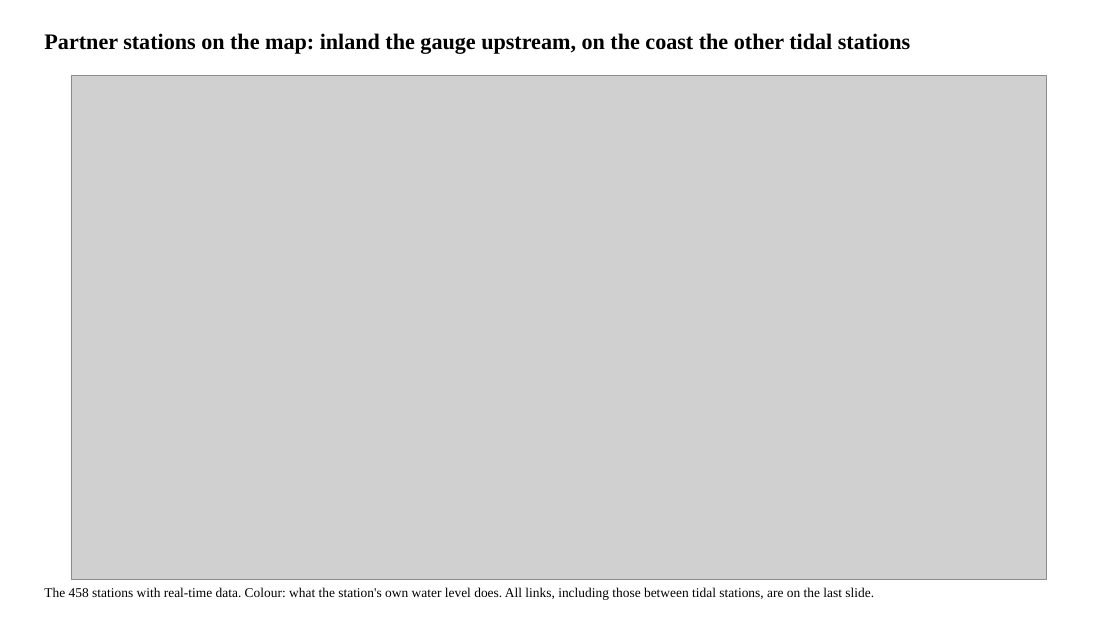
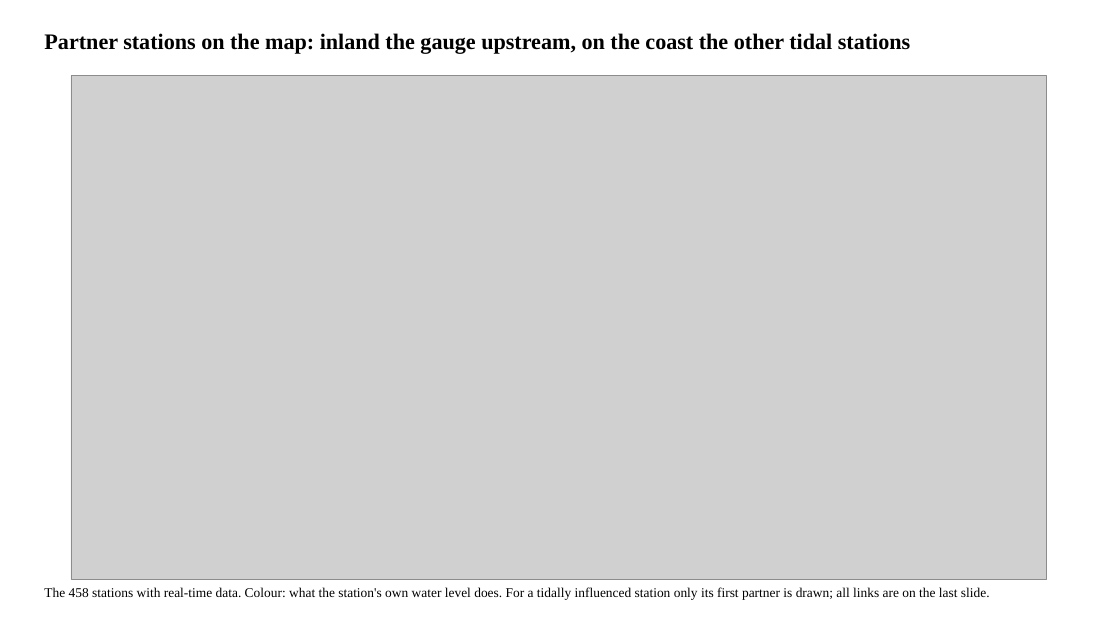
Before and after one commit to LaurenW1997/subdomainLSTM, a slide deck: slide 8 of deliverables/34_since_meeting.pptx (slide 6 before the commit). Drawn at 1120x630 pixels with LibreOffice and Linux fonts; fonts in the diff are those of the drawing; grey boxes stand for pictures. Boxes give left, top, right and bottom in pixels: in the first picture for what was removed or moved away, otherwise in the second. Text is boxed around its words. In the diff, an @@ line names an element or a change of style, - is before the commit and + after.

```diff
--- a/deliverables/34_since_meeting.pptx
+++ b/deliverables/34_since_meeting.pptx
@@ text at [44, 587, 990, 600]: text changed @@
-The 458 stations with real-time data. Colour: what the station's own water level does. All links, including those between tidal stations, are on the last slide.
+The 458 stations with real-time data. Colour: what the station's own water level does. For a tidally influenced station only its first partner is drawn; all links are on the last slide.
```
Also in this commit, not shown: 1 other slide changed, 2 slides added, 1 slide removed, 5 other files.
